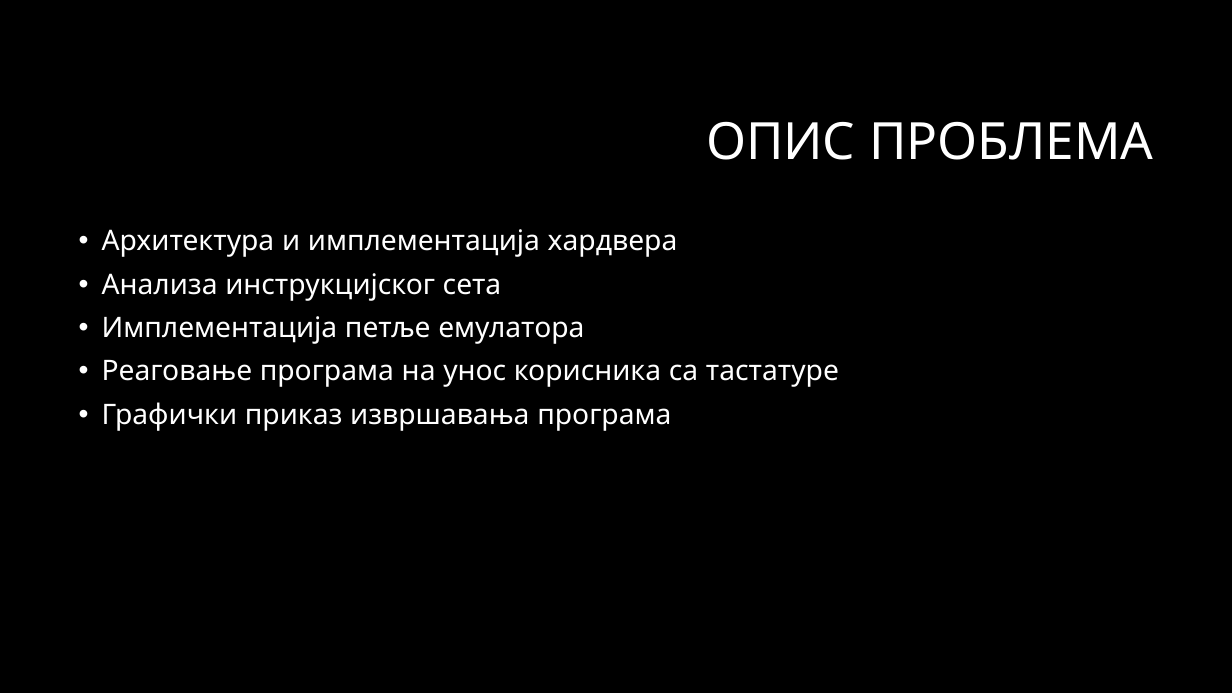
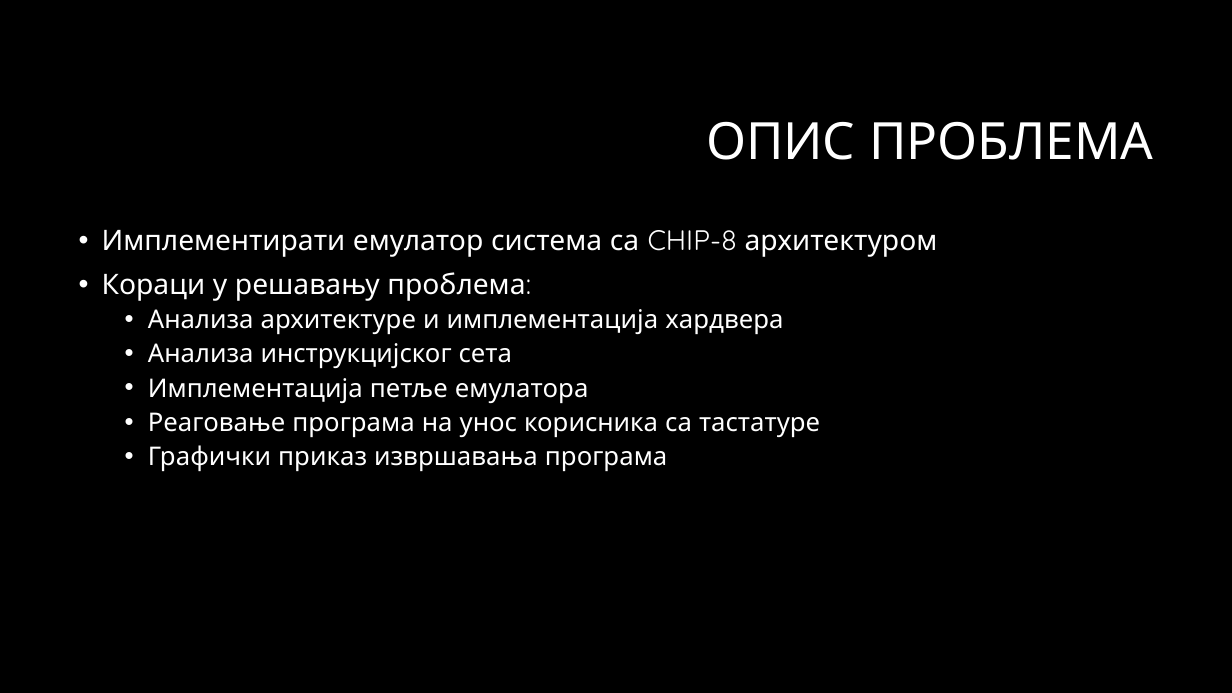
Before and after one commit to markokujundzic/CHIP8, a slide deck: slide 3 of doc/diplomski.pptx. Drawn at 1232x693 pixels with LibreOffice and Linux fonts; fonts in the diff are those of the drawing; background and template pictures are left out. Boxes give left, top, right and bottom in pixels: in the first picture for what was removed or moved away, otherwise in the second. Text is boxed around its words. In the diff, an @@ line names an element or a change of style, - is before the commit and + after.

```diff
--- a/doc/diplomski.pptx
+++ b/doc/diplomski.pptx
@@ text at box(102, 230, 938, 334): text changed @@
-• Архитектура и имплементација хардвера
+• Имплементирати емулатор система са CHIP-8 архитектуром
+• Кораци у решавању проблема:
+  • Анализа архитектуре и имплементација хардвера
@@ text at box(148, 343, 820, 471): size 22 to 20 pt in "Анализа инструкцијског сета", "Имплементација петље емулатора", "Реаговање програма на унос корисника са тастатуре", "Графички приказ извршавања програма"; list level 1 to 2 in "Анализа инструкцијског сета"; list level 1 to 2 in "Имплементација петље емулатора"; list level 1 to 2 in "Реаговање програма на унос корисника ..."; list level 1 to 2 in "Графички приказ извршавања програма" @@
```
Also in this commit, not shown: 4 other slides changed, 5 slides removed, 5 other files.
